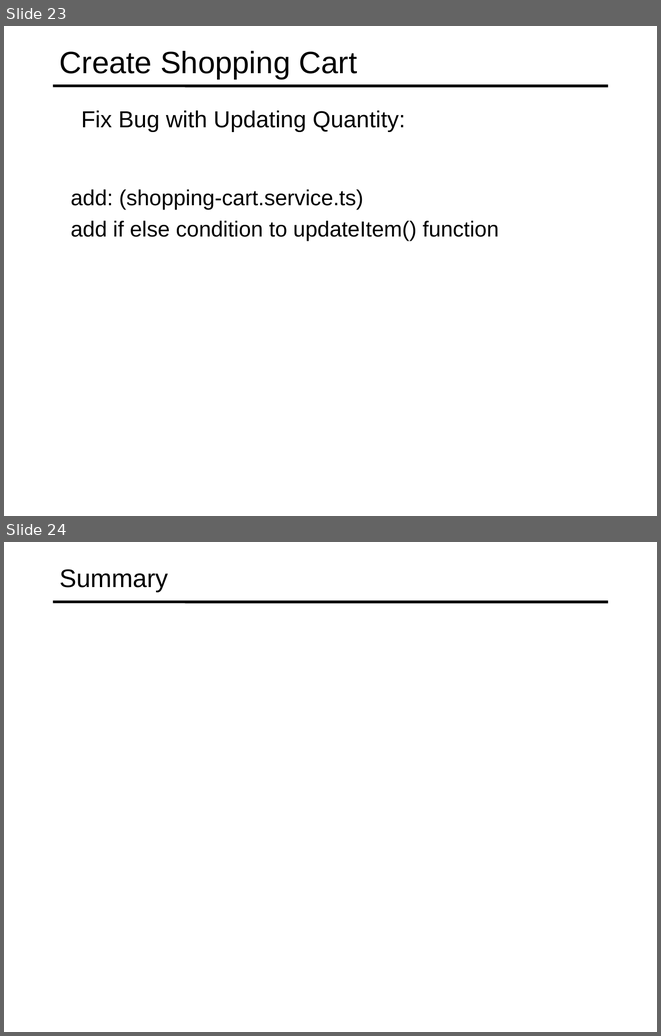
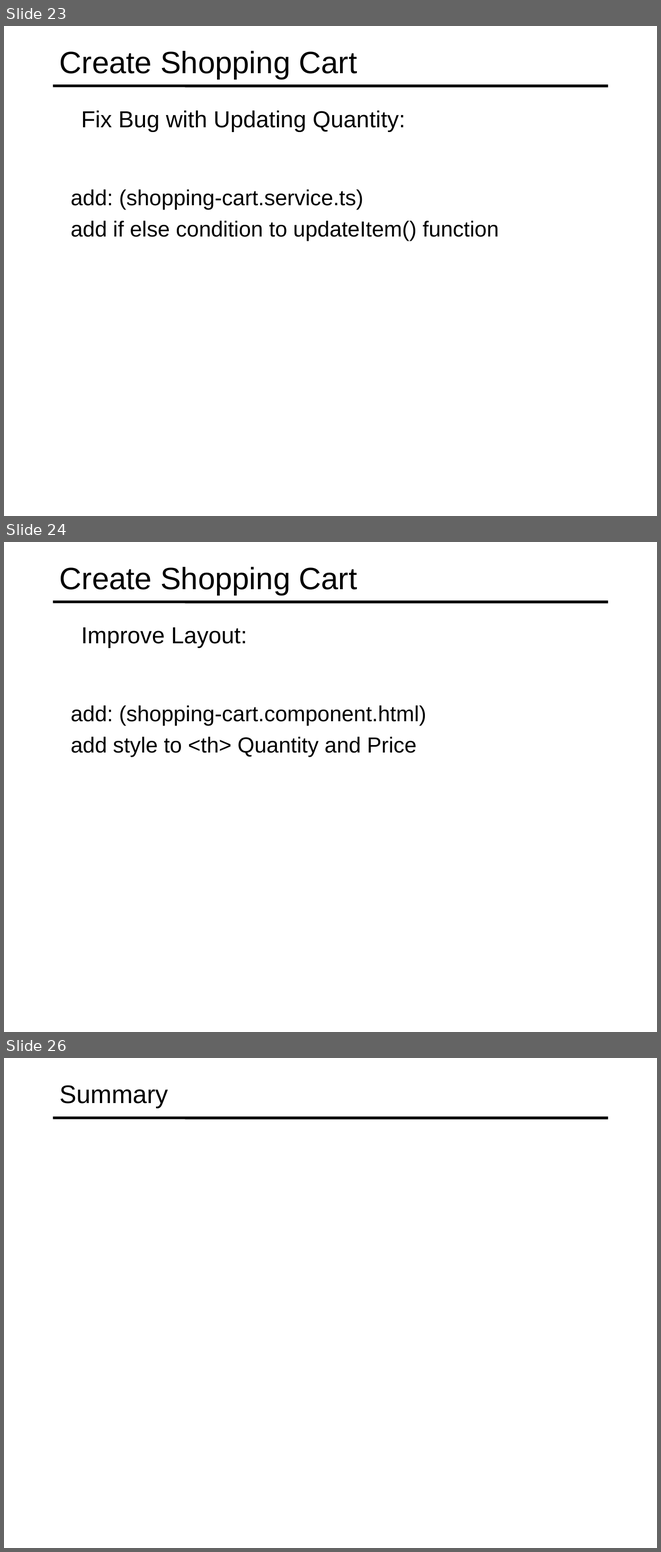
Before and after one commit to specter01wj/Jago_Link_Training, a slide deck: Angular/Angular7/Angular Advanced Course/Project/21.Project_Shopping Cart Module/L5_Project_Shopping Cart Module.ppt. Shown one above the other, each under a label of ours: slides 23 and 24 before the commit, slides 23, 24 and 26 after it; the slides between them are not shown. The pictures are 661x1036 and 661x1552 pixels, drawn with LibreOffice and Linux fonts; fonts in the diff are those of the drawing. Boxes give left, top, right and bottom in pixels: in the first picture for what was removed or moved away, otherwise in the second. Text is boxed around its words. In the diff, an @@ line names an element or a change of style, - is before the commit and + after.

```diff
--- a/Angular/Angular7/Angular Advanced Course/Project/21.Project_Shopping Cart Module/L5_Project_Shopping Cart Module.ppt
+++ b/Angular/Angular7/Angular Advanced Course/Project/21.Project_Shopping Cart Module/L5_Project_Shopping Cart Module.ppt
@@ slide 24 added at bbox=[4, 542, 657, 1032], background #FFFFFF; not listed: 1 template element that a slide beside it also shows @@
@@ title added at bbox=[60, 567, 358, 595], 34 pt, text #000000 @@
+Create Shopping Cart
@@ text added at bbox=[81, 627, 247, 648], 25.5 pt, text #000000 @@
+  Improve Layout:
@@ text added at bbox=[71, 705, 426, 757], 24 pt, text #000000 @@
+  add: (shopping-cart.component.html)
+  add style to <th> Quantity and Price
@@ what was slide 24 is now slide 26 @@
```
Also in this commit, not shown: 1 other slide added.
